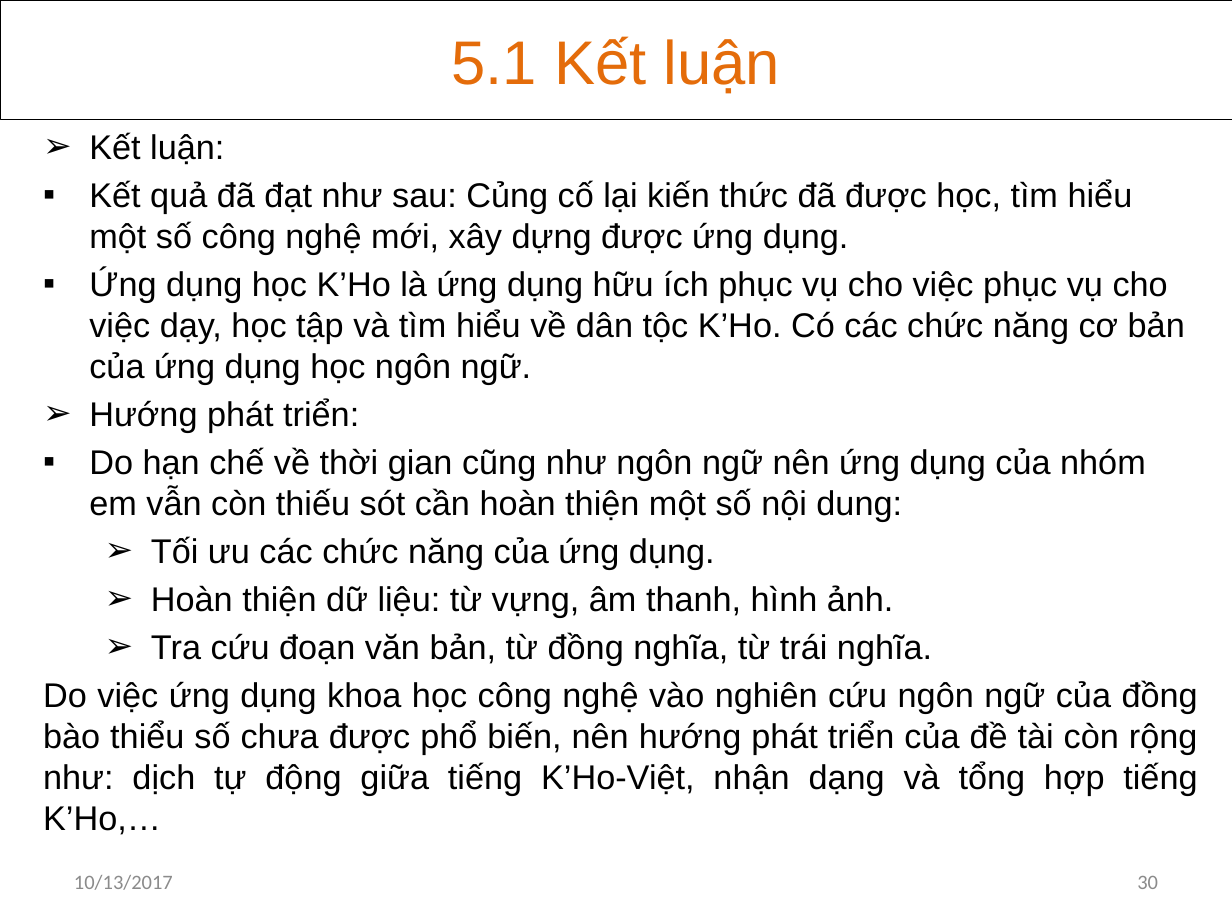
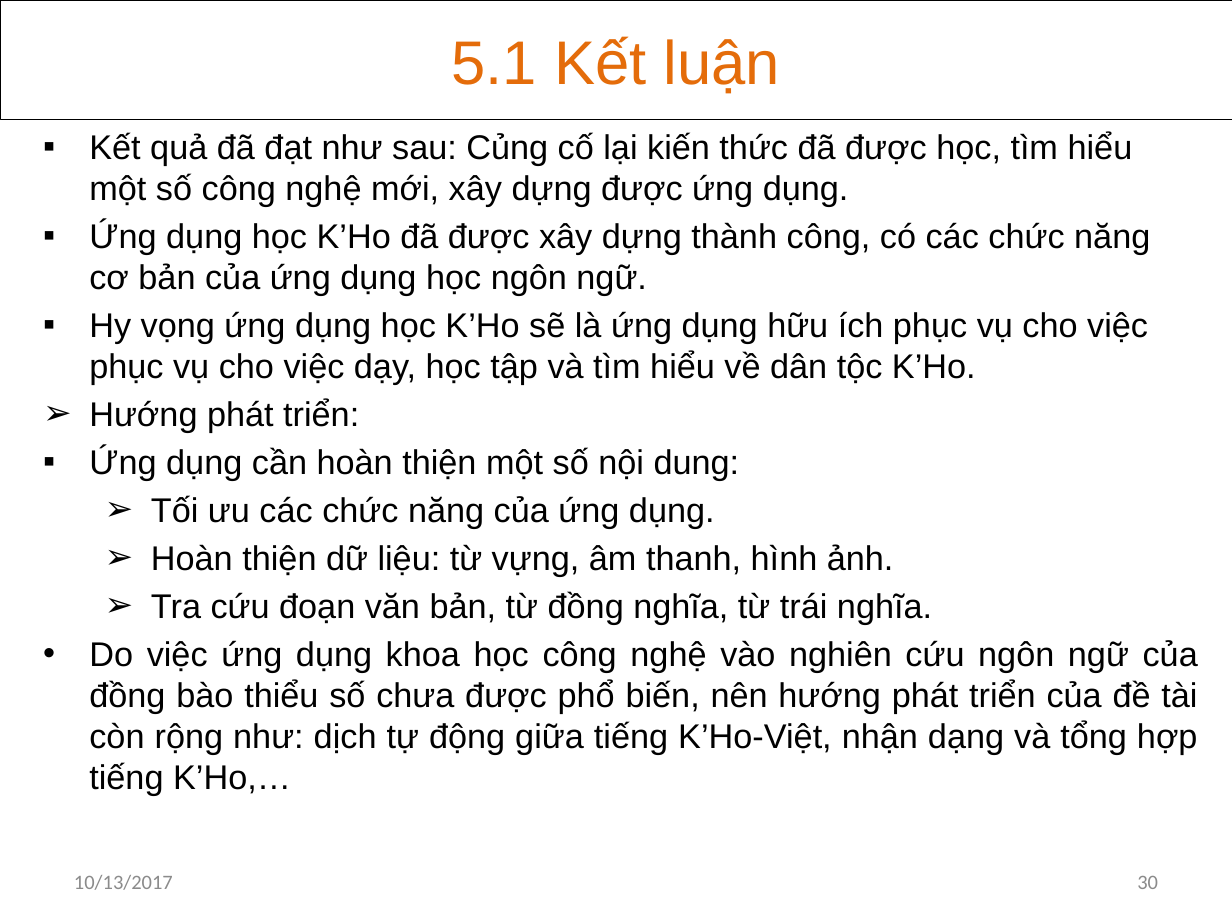
Before and after one commit to khanhvinhit/Do-An, a slide deck: slide 30 of THESIS/DACN_UD_Hoc_KHo_CTK37_BaoCao_D3.pptx. Drawn at 1232x924 pixels with LibreOffice and Linux fonts; fonts in the diff are those of the drawing. Boxes give left, top, right and bottom in pixels: in the first picture for what was removed or moved away, otherwise in the second. Text is boxed around its words. In the diff, an @@ line names an element or a change of style, - is before the commit and + after.

```diff
--- a/THESIS/DACN_UD_Hoc_KHo_CTK37_BaoCao_D3.pptx
+++ b/THESIS/DACN_UD_Hoc_KHo_CTK37_BaoCao_D3.pptx
@@ subtitle at [89,132,224,165]: paragraph removed @@
-➢ Kết luận:
@@ subtitle at [89,221,1150,385]: text changed @@
-▪ Ứng dụng học K’Ho là ứng dụng hữu ích phục vụ cho việc phục vụ cho việc dạy, học tập và tìm hiểu về dân tộc K’Ho. Có các chức năng cơ bản của ứng dụng học ngôn ngữ.
+▪ Ứng dụng học K’Ho đã được xây dựng thành công, có các chức năng cơ bản của ứng dụng học ngôn ngữ.
+▪ Hy vọng ứng dụng học K’Ho sẽ là ứng dụng hữu ích phục vụ cho việc phục vụ cho việc dạy, học tập và tìm hiểu về dân tộc K’Ho.
@@ subtitle at [89,446,740,480]: text changed @@
-▪ Do hạn chế về thời gian cũng như ngôn ngữ nên ứng dụng của nhóm em vẫn còn thiếu sót cần hoàn thiện một số nội dung:
+▪ Ứng dụng cần hoàn thiện một số nội dung:
@@ subtitle at [89,640,1198,754]: bullet none to • @@
```
Also in this commit, not shown: 4 other slides changed.
